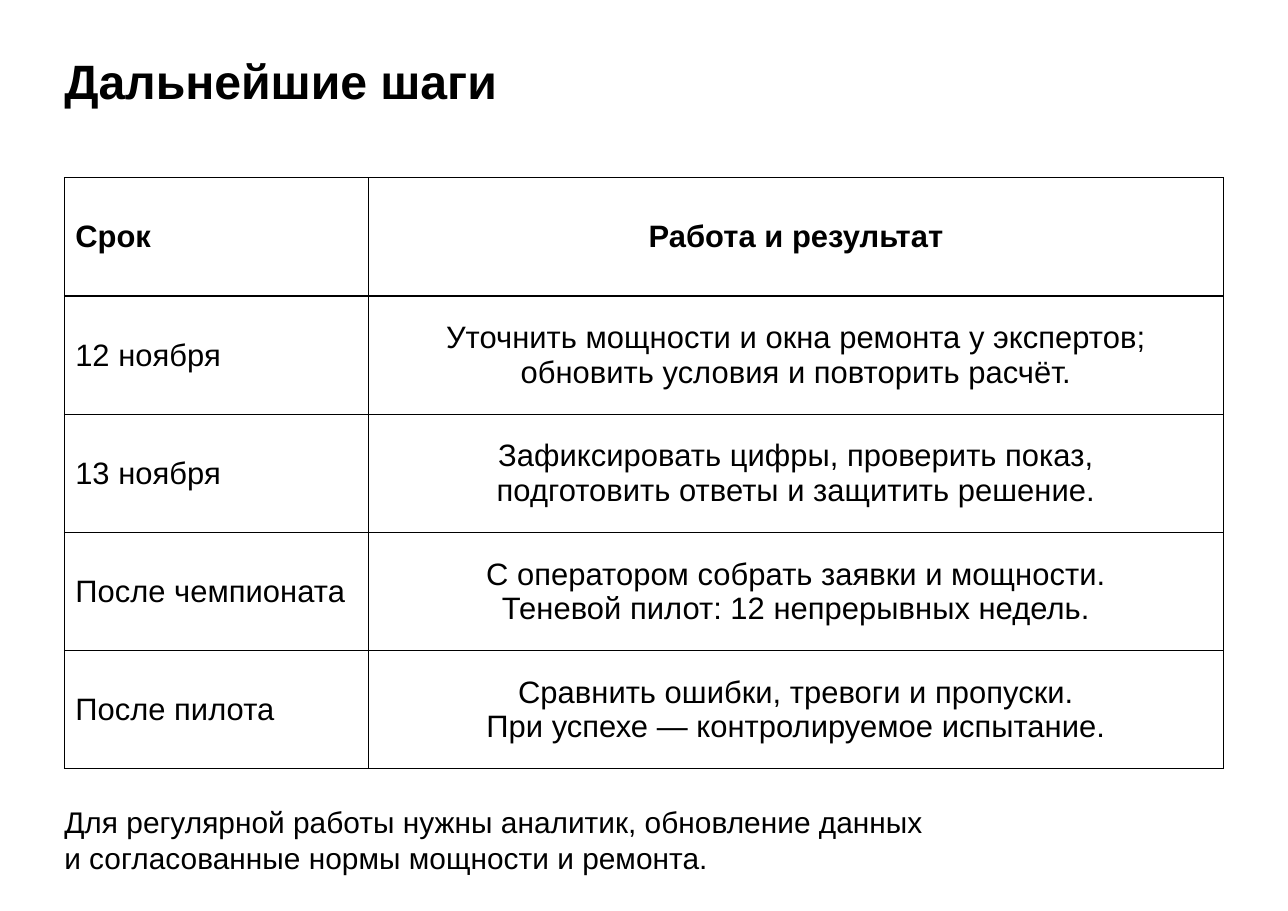
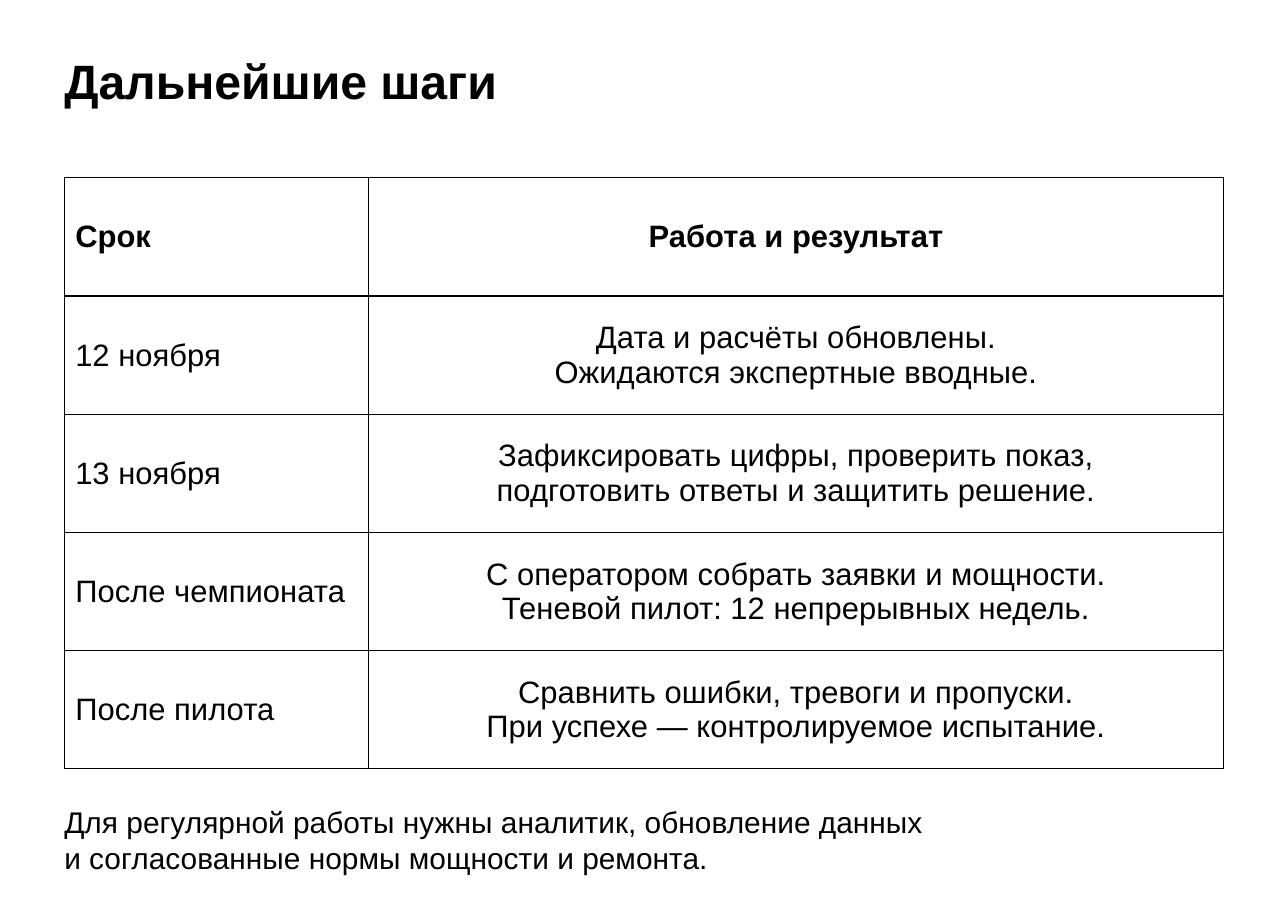
Before and after one commit to Maximoff35/mai-transport-forecast, a slide deck: slide 8 of 02 Защита/Защита.pptx. Drawn at 1288x911 pixels with LibreOffice and Linux fonts; fonts in the diff are those of the drawing. Boxes give left, top, right and bottom in pixels: in the first picture for what was removed or moved away, otherwise in the second. Text is boxed around its words. In the diff, an @@ line names an element or a change of style, - is before the commit and + after.

```diff
--- a/02 Защита/Защита.pptx
+++ b/02 Защита/Защита.pptx
@@ table at [64,177,1224,768] @@
-row 2, column 2: Уточнить мощности и окна ремонта у экспертов; / обновить условия и повторить расчёт.
+row 2, column 2: Дата и расчёты обновлены. / Ожидаются экспертные вводные.
```
Also in this commit, not shown: 3 other slides changed, 22 other files.
